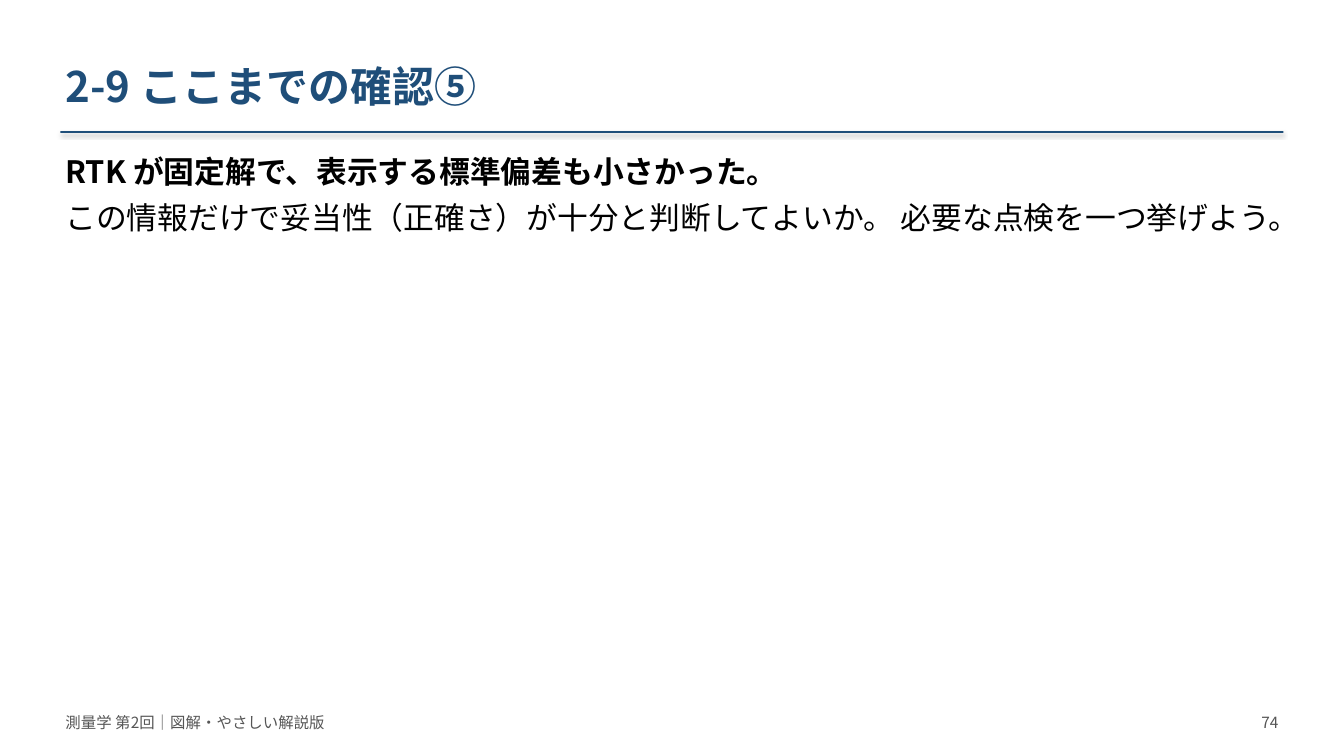
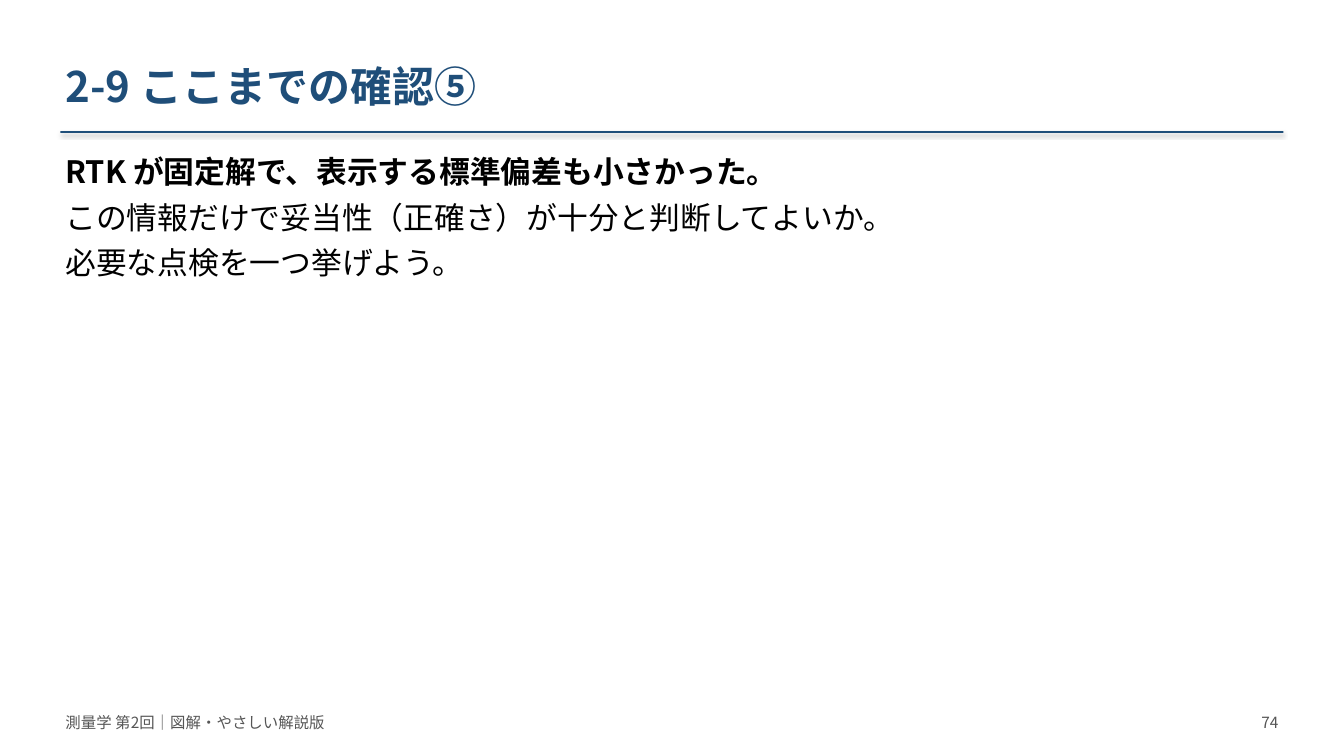
Before and after one commit to NN3210/Lecture, a slide deck: slide 74 of Surveying/materials/slides/第02回_測量の基礎と誤差論/改訂版_20261008/測量学_第02回_図解改訂版.pptx. Drawn at 1344x756 pixels with LibreOffice and Linux fonts; fonts in the diff are those of the drawing. Boxes give left, top, right and bottom in pixels: in the first picture for what was removed or moved away, otherwise in the second. Text is boxed around its words. In the diff, an @@ line names an element or a change of style, - is before the commit and + after.

```diff
--- a/Surveying/materials/slides/第02回_測量の基礎と誤差論/改訂版_20261008/測量学_第02回_図解改訂版.pptx
+++ b/Surveying/materials/slides/第02回_測量の基礎と誤差論/改訂版_20261008/測量学_第02回_図解改訂版.pptx
@@ text at (65, 202, 894, 277): text changed @@
-この情報だけで妥当性（正確さ）が十分と判断してよいか。 必要な点検を一つ挙げよう。
+この情報だけで妥当性（正確さ）が十分と判断してよいか。
+必要な点検を一つ挙げよう。
```
Also in this commit, not shown: 2 other slides changed, 3 other files.
